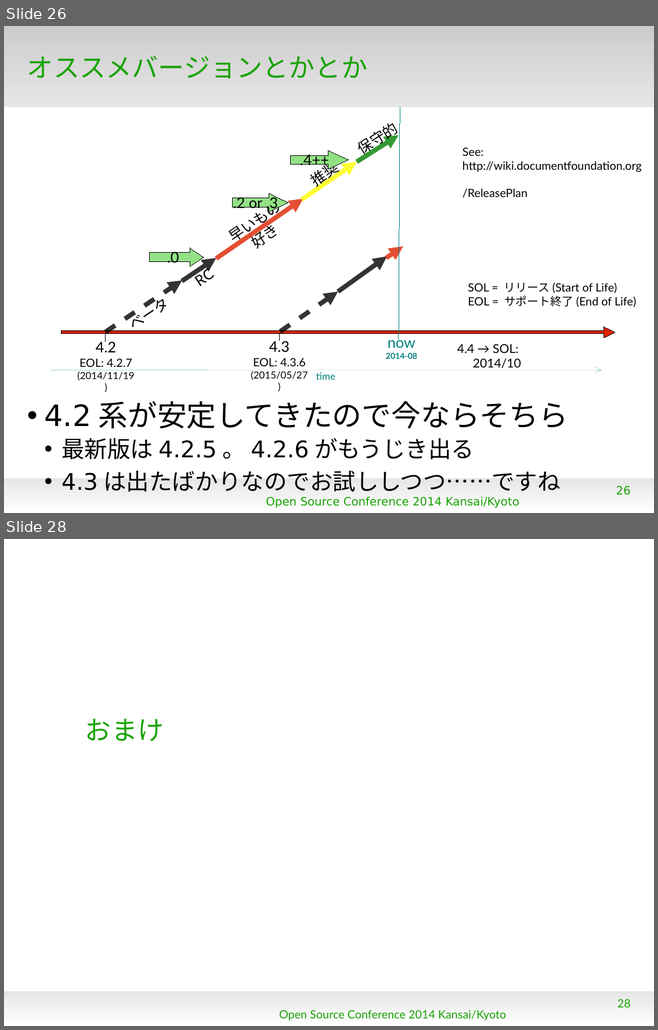
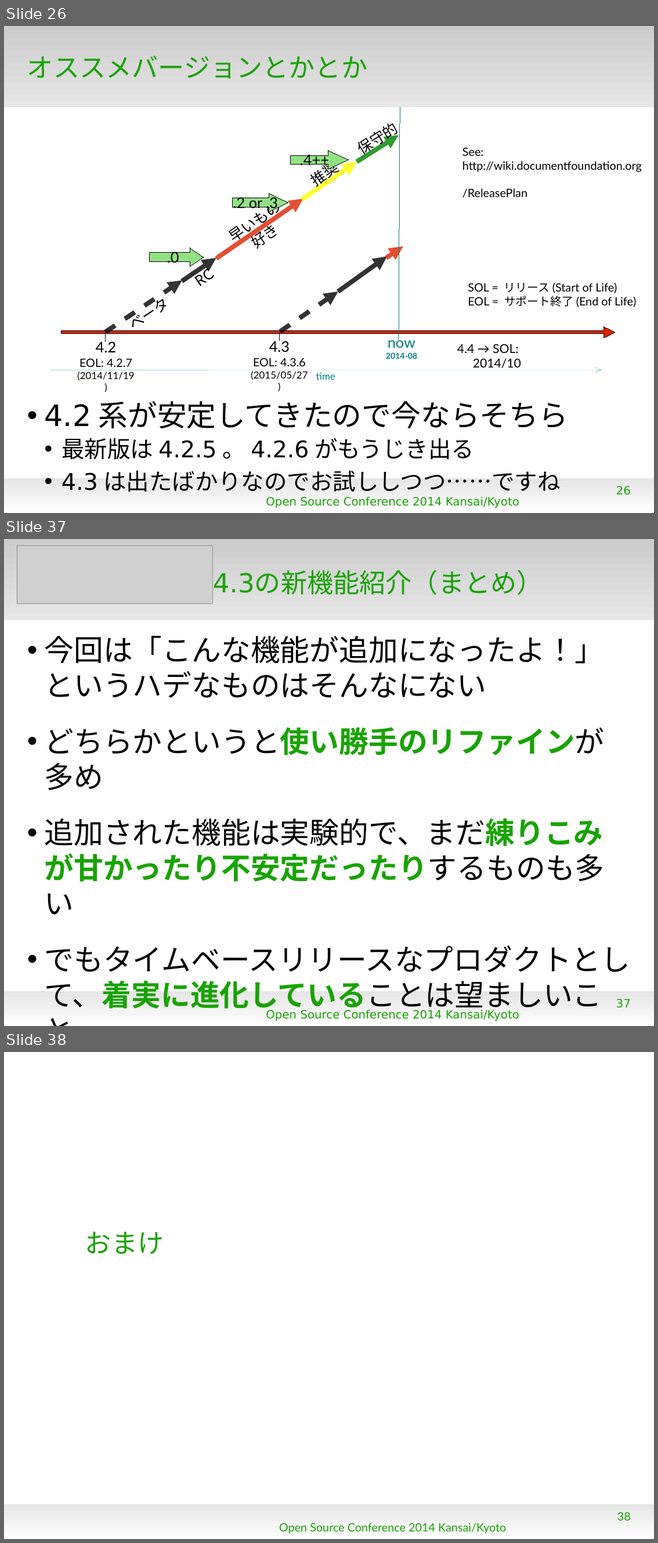
Before and after one commit to gitter-badger/KantoLibreOffice, a slide deck: others/OSC2014Kansai.odp. Shown one above the other, each under a label of ours: slides 26 and 28 before the commit, slides 26, 37 and 38 after it; the slides between them are not shown. The pictures are 658x1030 and 658x1543 pixels, drawn with LibreOffice and Linux fonts; fonts in the diff are those of the drawing; grey boxes stand for pictures; background and template pictures are left out. Boxes give left, top, right and bottom in pixels: in the first picture for what was removed or moved away, otherwise in the second. Text is boxed around its words. In the diff, an @@ line names an element or a change of style, - is before the commit and + after.

```diff
--- a/others/OSC2014Kansai.odp
+++ b/others/OSC2014Kansai.odp
@@ slide 37 added at [4, 539, 654, 1026], background #FFFFFF; not listed: 2 template elements that a slide beside it also shows @@
@@ picture added at [17, 546, 213, 604] @@
@@ title added at [213, 571, 543, 595], 32 pt, text #18A303 @@
+4.3の新機能紹介（まとめ）
@@ text added at [45, 636, 630, 1013], 36 pt, text #000000 @@
+• 今回は「こんな機能が追加になったよ！」というハデなものはそんなにない
+• どちらかというと使い勝手のリファインが多め
+• 追加された機能は実験的で、まだ練りこみが甘かったり不安定だったりするものも多い
+• でもタイムベースリリースなプロダクトとして、着実に進化していることは望ましいこと
@@ page number added at [616, 999, 630, 1008], 14 pt, text #18A303 @@
+37
@@ text added at [266, 1010, 519, 1021], 14 pt, text #18A303 @@
+Open Source Conference 2014 Kansai/Kyoto
@@ what was slide 28 is now slide 38 @@
@@ page number at [617, 1512, 630, 1521]: text changed @@
-28
+38
```
Also in this commit, not shown: 1 slide changed, 9 other slides added.
